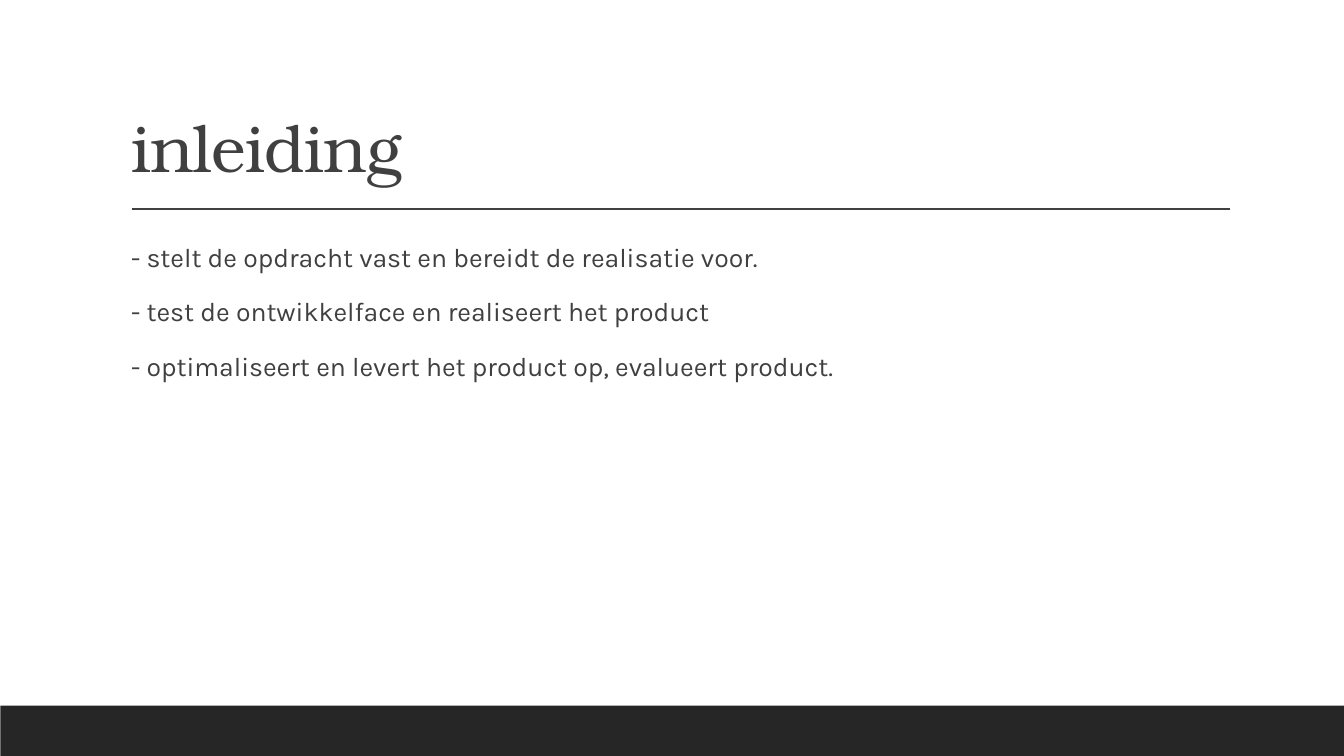
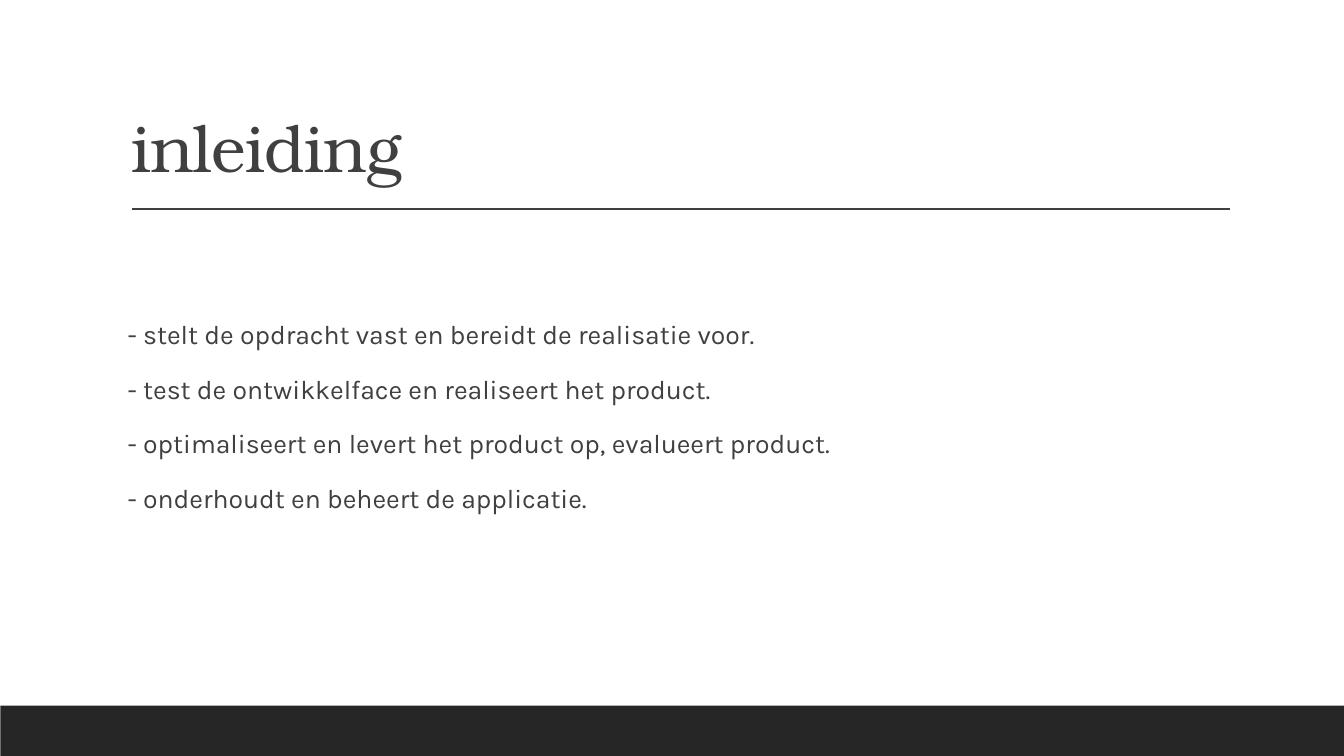
Before and after one commit to Pretpacked/BackYardBBQ, a slide deck: slide 2 of Doc/PvB BackyardBBQ.pptx. Drawn at 1344x756 pixels with LibreOffice and Linux fonts; fonts in the diff are those of the drawing. Boxes give left, top, right and bottom in pixels: in the first picture for what was removed or moved away, otherwise in the second. Text is boxed around its words. In the diff, an @@ line names an element or a change of style, - is before the commit and + after.

```diff
--- a/Doc/PvB BackyardBBQ.pptx
+++ b/Doc/PvB BackyardBBQ.pptx
@@ text "- stelt de opdracht vast ..." moved from (x1=147, y1=248, x2=833, y2=383) to (x1=143, y1=325, x2=830, y2=515) @@
@@ text at (x1=143, y1=380, x2=711, y2=406): text changed @@
-  - test de ontwikkelface en realiseert het product
+  - test de ontwikkelface en realiseert het product.
@@ text at (x1=143, y1=490, x2=586, y2=515): paragraph added @@
+  - onderhoudt en beheert de applicatie.
```
Also in this commit, not shown: 3 other slides changed, 2 slides added, 5 other files.
